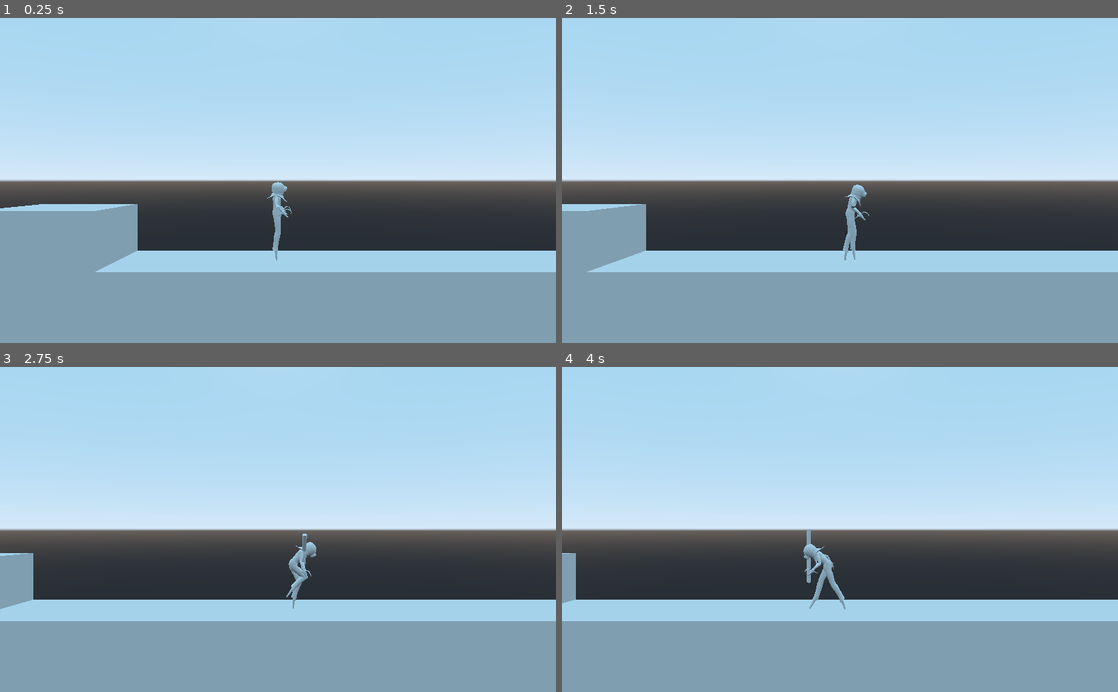
Above: before the commit, frames 1-4 (two rows, left to right).
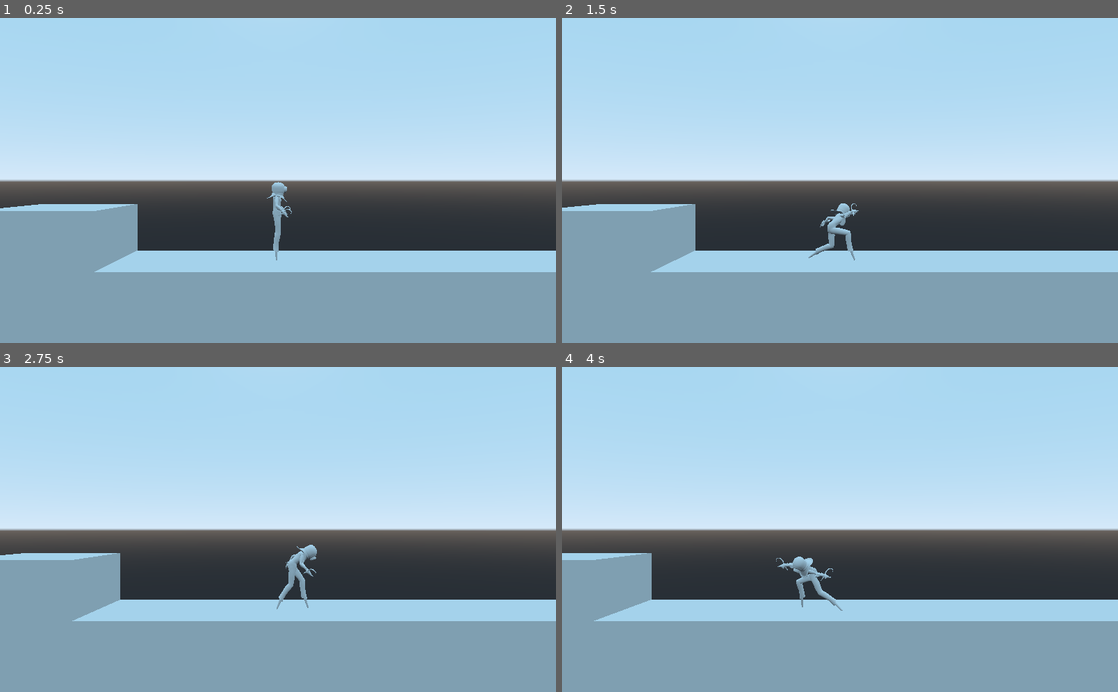
Above: after the commit, the same moments.

Repository: hextraza/ld51-game
Game: Godot game, scene res://main.tscn
The game is run twice, just before and just after one commit, with the same random seed, the same clock (stepped at 60 frames per second) and the same inputs.
Inputs (mouse positions are in pixels of both pictures, inside the frame that each line leads up to):
- Up to frame 1 (0.25 s): no input
- Up to frame 2 (1.5 s): tap Enter at 0.5 s; move the mouse to (962, 164) at 0.52 s; hold D (move_right) 0.53-1.28 s; click (962, 164) at 0.6 s; tap Space (move_jump) at 0.77 s; move the mouse to (728, 196) at 1.27 s; hold S (move_down) from 1.28 s (still down); right-click (728, 196) at 1.35 s
- Up to frame 3 (2.75 s): tap Space (move_jump) at 1.52 s; move the mouse to (333, 458) at 2.02 s; release S (move_down) at 2.03 s; hold D (move_right) from 2.03 s (still down); click (333, 458) at 2.1 s
- Up to frame 4 (4 s): move the mouse to (812, 594) at 2.77 s; release D (move_right) at 2.78 s; hold W (move_up) 2.78-3.53 s; right-click (812, 594) at 2.85 s; tap Space (move_jump) at 3.02, 3.77 s; move the mouse to (1006, 578) at 3.52 s; hold A (move_left) from 3.53 s (still down); click (1006, 578) at 3.6 s

The runs differ from the first frame. In frame 1, less than 0.1% of the frame differs, in the area x 0-53%, y 50-79%; in frame 2, 2.8%; in frame 3, 3.9%, in the area x 0-57%, y 51-79%; in frame 4, 3.6%.

Commit message:
player: parry and stab

Diff:
--- a/player/player.gd
+++ b/player/player.gd
@@ -3,7 +3,7 @@
 func get_class(): return 'Player'
 
 onready var animation_tree := $AnimationTree as AnimationTree
-onready var stick := $Stick/AnimationPlayer as AnimationPlayer
+onready var game_logic := $GameLogic as AnimationPlayer
 onready var reach := $Reach as Area
 
 export var input_enabled := false
@@ -71,14 +71,19 @@
 	if input_enabled:
 		set_controls_from_input()
 
-	if ctl_parry and not stick.is_playing():
-		stick.play('Parry')
-	elif ctl_stab and not stick.is_playing():
-		stick.play('Attack')
+	var playback_state := animation_tree['parameters/playback'] as AnimationNodeStateMachinePlayback
+	var is_walking := playback_state.get_current_node() == 'walk'
 
-	# animation_tree['parameters/playback'].travel('walk')
-	param_walk = lerp(param_walk, ctl_move.x, TAU * delta)
-	animation_tree['parameters/walk/blend_position'] = param_walk
+	if ctl_parry and is_walking:
+		game_logic.play('Parry')
+		animation_tree['parameters/playback'].travel('parry')
+	elif ctl_stab and is_walking:
+		game_logic.play('Attack')
+		animation_tree['parameters/playback'].travel('stab')
+	else:
+		param_walk = lerp(param_walk, ctl_move.x, TAU * delta)
+		animation_tree['parameters/walk/blend_position'] = param_walk
+		animation_tree['parameters/playback'].travel('walk')
 
 	var	root_motion := animation_tree.get_root_motion_transform()
 	# transform.basis *= root_motion.basis
--- a/player/player.tscn
+++ b/player/player.tscn
@@ -28,19 +28,142 @@
 [sub_resource type="BoxShape" id=10]
 extents = Vector3( 0.372496, 1, 0.364538 )
 
+[sub_resource type="AnimationNodeAnimation" id=31]
+animation = "damage"
+
+[sub_resource type="AnimationNodeAnimation" id=32]
+animation = "dash"
+
+[sub_resource type="AnimationNodeAnimation" id=33]
+animation = "death"
+
+[sub_resource type="AnimationNodeAnimation" id=27]
+animation = "parry"
+
+[sub_resource type="AnimationNodeAnimation" id=34]
+animation = "stab"
+
+[sub_resource type="AnimationNodeAnimation" id=22]
+animation = "idle-cycle"
+
+[sub_resource type="AnimationNodeAnimation" id=23]
+animation = "walk-cycle"
+
+[sub_resource type="AnimationNodeAnimation" id=25]
+animation = "walk-cycle"
+
+[sub_resource type="AnimationNodeBlendSpace1D" id=24]
+blend_point_0/node = SubResource( 22 )
+blend_point_0/pos = 0.0
+blend_point_1/node = SubResource( 23 )
+blend_point_1/pos = 1.0
+blend_point_2/node = SubResource( 25 )
+blend_point_2/pos = -1.0
+
+[sub_resource type="AnimationNodeStateMachineTransition" id=29]
+xfade_time = 0.1
+
+[sub_resource type="AnimationNodeStateMachineTransition" id=35]
+xfade_time = 0.2
+
+[sub_resource type="AnimationNodeStateMachineTransition" id=37]
+xfade_time = 0.2
+
+[sub_resource type="AnimationNodeStateMachineTransition" id=38]
+xfade_time = 0.2
+
+[sub_resource type="AnimationNodeStateMachineTransition" id=39]
+xfade_time = 0.2
+
+[sub_resource type="AnimationNodeStateMachineTransition" id=40]
+switch_mode = 2
+auto_advance = true
+xfade_time = 0.2
+
+[sub_resource type="AnimationNodeStateMachineTransition" id=41]
+switch_mode = 2
+auto_advance = true
+xfade_time = 0.2
+
+[sub_resource type="AnimationNodeStateMachineTransition" id=42]
+switch_mode = 2
+auto_advance = true
+xfade_time = 0.2
+
+[sub_resource type="AnimationNodeStateMachineTransition" id=43]
+switch_mode = 2
+auto_advance = true
+xfade_time = 0.2
+
+[sub_resource type="AnimationNodeStateMachine" id=20]
+states/damage/node = SubResource( 31 )
+states/damage/position = Vector2( 337.987, 136.522 )
+states/dash/node = SubResource( 32 )
+states/dash/position = Vector2( 45.9409, 136.784 )
+states/death/node = SubResource( 33 )
+states/death/position = Vector2( 486.506, 8.06514 )
+states/parry/node = SubResource( 27 )
+states/parry/position = Vector2( 186.768, 137.16 )
+states/stab/node = SubResource( 34 )
+states/stab/position = Vector2( 486.8, 136.08 )
+states/walk/node = SubResource( 24 )
+states/walk/position = Vector2( 250.377, 7.54867 )
+transitions = [ "walk", "parry", SubResource( 29 ), "walk", "dash", SubResource( 35 ), "walk", "death", SubResource( 37 ), "walk", "damage", SubResource( 38 ), "walk", "stab", SubResource( 39 ), "dash", "walk", SubResource( 40 ), "parry", "walk", SubResource( 41 ), "damage", "walk", SubResource( 42 ), "stab", "walk", SubResource( 43 ) ]
+start_node = "walk"
+graph_offset = Vector2( -25, -50 )
+
+[sub_resource type="AnimationNodeStateMachinePlayback" id=21]
+
 [sub_resource type="AudioStreamRandomPitch" id=30]
 audio_stream = ExtResource( 5 )
 
 [sub_resource type="Animation" id=11]
 resource_name = "Attack"
 length = 0.9
-tracks/0/type = "transform"
-tracks/0/path = NodePath("Stick/MeshInstance")
+tracks/0/type = "method"
+tracks/0/path = NodePath(".")
 tracks/0/interp = 1
 tracks/0/loop_wrap = true
 tracks/0/imported = false
 tracks/0/enabled = true
-tracks/0/keys = PoolRealArray( 0, 1, 0, 1, 0, 0, 0, 0.707107, 0.707107, 1, 1, 1, 0.1, 1, 0, 1, -0.5, 0, 0, 0.707107, 0.707107, 1, 1, 1, 0.5, 1, 0, 1, -0.5, 0.5, 0.5, 0.5, 0.5, 1, 1, 1, 0.6, 1, 0, 1, 0.75, 0.5, 0.5, 0.5, 0.5, 1, 1, 1, 0.7, 1, 0, 1, 0.3, 0.5, 0.5, 0.5, 0.5, 1, 1, 1, 0.9, 1, 0, 1, 0, 0, 0, 0.707107, 0.707107, 1, 1, 1 )
+tracks/0/keys = {
+"times": PoolRealArray( 0.7 ),
+"transitions": PoolRealArray( 1 ),
+"values": [ {
+"args": [  ],
+"method": "on_attack"
+} ]
+}
+tracks/1/type = "audio"
+tracks/1/path = NodePath("AudioSwordSwing1")
+tracks/1/interp = 1
+tracks/1/loop_wrap = true
+tracks/1/imported = false
+tracks/1/enabled = true
+tracks/1/keys = {
+"clips": [ {
+"end_offset": 0.0,
+"start_offset": 0.0,
+"stream": SubResource( 30 )
+} ],
+"times": PoolRealArray( 0.5 )
+}
+
+[sub_resource type="Animation" id=12]
+resource_name = "Parry"
+length = 0.9
+tracks/0/type = "value"
+tracks/0/path = NodePath(".:is_parrying")
+tracks/0/interp = 1
+tracks/0/loop_wrap = true
+tracks/0/imported = false
+tracks/0/enabled = true
+tracks/0/keys = {
+"times": PoolRealArray( 0, 0.4 ),
+"transitions": PoolRealArray( 1, 1 ),
+"update": 1,
+"values": [ true, false ]
+}
 tracks/1/type = "method"
 tracks/1/path = NodePath(".")
 tracks/1/interp = 1
@@ -48,57 +171,6 @@
 tracks/1/imported = false
 tracks/1/enabled = true
 tracks/1/keys = {
-"times": PoolRealArray( 0.7 ),
-"transitions": PoolRealArray( 1 ),
-"values": [ {
-"args": [  ],
-"method": "on_attack"
-} ]
-}
-tracks/2/type = "audio"
-tracks/2/path = NodePath("AudioSwordSwing1")
-tracks/2/interp = 1
-tracks/2/loop_wrap = true
-tracks/2/imported = false
-tracks/2/enabled = true
-tracks/2/keys = {
-"clips": [ {
-"end_offset": 0.0,
-"start_offset": 0.0,
-"stream": SubResource( 30 )
-} ],
-"times": PoolRealArray( 0.5 )
-}
-
-[sub_resource type="Animation" id=12]
-resource_name = "Parry"
-length = 0.9
-tracks/0/type = "transform"
-tracks/0/path = NodePath("Stick/MeshInstance")
-tracks/0/interp = 1
-tracks/0/loop_wrap = true
-tracks/0/imported = false
-tracks/0/enabled = true
-tracks/0/keys = PoolRealArray( 0, 1, 0, 1, 0, 0, 0, 0.707107, 0.707107, 1, 1, 1, 0.1, 1, 0, 1, 0.5, 0, 0, 0, 1, 1, 1, 1, 0.4, 1, 0, 1, 0.3, 0, 0, 0, 1, 1, 1, 1, 0.9, 1, 0, 1, 0, 0, 0, 0.707107, 0.707107, 1, 1, 1 )
-tracks/1/type = "value"
-tracks/1/path = NodePath(".:is_parrying")
-tracks/1/interp = 1
-tracks/1/loop_wrap = true
-tracks/1/imported = false
-tracks/1/enabled = true
-tracks/1/keys = {
-"times": PoolRealArray( 0, 0.4 ),
-"transitions": PoolRealArray( 1, 1 ),
-"update": 1,
-"values": [ true, false ]
-}
-tracks/2/type = "method"
-tracks/2/path = NodePath(".")
-tracks/2/interp = 1
-tracks/2/loop_wrap = true
-tracks/2/imported = false
-tracks/2/enabled = true
-tracks/2/keys = {
 "times": PoolRealArray(  ),
 "transitions": PoolRealArray(  ),
 "values": [  ]
@@ -106,67 +178,9 @@
 
 [sub_resource type="Animation" id=9]
 length = 0.001
-tracks/0/type = "transform"
-tracks/0/path = NodePath("Stick/MeshInstance")
-tracks/0/interp = 1
-tracks/0/loop_wrap = true
-tracks/0/imported = false
-tracks/0/enabled = true
-tracks/0/keys = PoolRealArray( 0, 1, 0, 1, 0, 0, 0, 0.707107, 0.707107, 1, 1, 1 )
 
 [sub_resource type="Animation" id=26]
 resource_name = "Recoil"
-tracks/0/type = "transform"
-tracks/0/path = NodePath("Stick/MeshInstance")
-tracks/0/interp = 1
-tracks/0/loop_wrap = true
-tracks/0/imported = false
-tracks/0/enabled = true
-tracks/0/keys = PoolRealArray( 0, 1, 0, 1, 0, 0, 0, 0.707107, 0.707107, 1, 1, 1, 0.1, 1, 0, 1, -0.5, 0, 0, 0.866025, 0.5, 1, 1, 1, 0.8, 1, 0, 1, -0.25, 0, 0, 0.866025, 0.5, 1, 1, 1, 1, 1, 0, 1, 0, 0, 0, 0.707107, 0.707107, 1, 1, 1 )
-
-[sub_resource type="CylinderMesh" id=6]
-top_radius = 0.04
-bottom_radius = 0.04
-height = 1.0
-radial_segments = 16
-rings = 0
-
-[sub_resource type="AnimationNodeAnimation" id=27]
-animation = "parry"
-
-[sub_resource type="AnimationNodeAnimation" id=22]
-animation = "idle-cycle"
-
-[sub_resource type="AnimationNodeAnimation" id=23]
-animation = "walk-cycle"
-
-[sub_resource type="AnimationNodeAnimation" id=25]
-animation = "walk-cycle"
-
-[sub_resource type="AnimationNodeBlendSpace1D" id=24]
-blend_point_0/node = SubResource( 22 )
-blend_point_0/pos = 0.0
-blend_point_1/node = SubResource( 23 )
-blend_point_1/pos = 1.0
-blend_point_2/node = SubResource( 25 )
-blend_point_2/pos = -1.0
-
-[sub_resource type="AnimationNodeStateMachineTransition" id=28]
-switch_mode = 2
-auto_advance = true
-
-[sub_resource type="AnimationNodeStateMachineTransition" id=29]
-
-[sub_resource type="AnimationNodeStateMachine" id=20]
-states/parry/node = SubResource( 27 )
-states/parry/position = Vector2( 238, 28.68 )
-states/walk/node = SubResource( 24 )
-states/walk/position = Vector2( 69.2, 28.744 )
-transitions = [ "parry", "walk", SubResource( 28 ), "walk", "parry", SubResource( 29 ) ]
-start_node = "walk"
-graph_offset = Vector2( -25, -50 )
-
-[sub_resource type="AnimationNodeStateMachinePlayback" id=21]
 
 [node name="Player" type="KinematicBody"]
 axis_lock_motion_z = true
@@ -200,8 +214,21 @@
 "_edit_lock_": true
 }
 
-[node name="AnimationPlayer" type="AnimationPlayer" parent="Stick"]
-root_node = NodePath("../..")
+[node name="ImportedModel" parent="." instance=ExtResource( 2 )]
+
+[node name="AnimationTree" type="AnimationTree" parent="."]
+tree_root = SubResource( 20 )
+anim_player = NodePath("../ImportedModel/AnimationPlayer")
+active = true
+process_mode = 0
+root_motion_track = NodePath("metarig/Skeleton:Root Motion")
+parameters/playback = SubResource( 21 )
+parameters/walk/blend_position = 1.0
+
+[node name="RootMotionView" type="RootMotionView" parent="."]
+animation_path = NodePath("../AnimationTree")
+
+[node name="GameLogic" type="AnimationPlayer" parent="."]
 playback_process_mode = 0
 playback_default_blend_time = 0.1
 anims/Attack = SubResource( 11 )
@@ -209,27 +236,6 @@
 anims/RESET = SubResource( 9 )
 anims/Recoil = SubResource( 26 )
 
-[node name="MeshInstance" type="MeshInstance" parent="Stick"]
-transform = Transform( 0, -1, 0, 1, 0, 0, 0, 0, 1, 0, 1, 0 )
-mesh = SubResource( 6 )
-skeleton = NodePath("../..")
-
-[node name="Model" parent="." instance=ExtResource( 2 )]
-
-[node name="Spatial" type="Spatial" parent="."]
-
-[node name="AnimationTree" type="AnimationTree" parent="."]
-tree_root = SubResource( 20 )
-anim_player = NodePath("../Model/AnimationPlayer")
-active = true
-process_mode = 0
-root_motion_track = NodePath("metarig/Skeleton:Root Motion")
-parameters/playback = SubResource( 21 )
-parameters/walk/blend_position = 0.0
-
-[node name="RootMotionView" type="RootMotionView" parent="."]
-animation_path = NodePath("../AnimationTree")
-
 [node name="CueDash" type="AudioStreamPlayer" parent="."]
 stream = ExtResource( 7 )
 
Not shown: 1 places in player/player.tscn that only renumber resources
